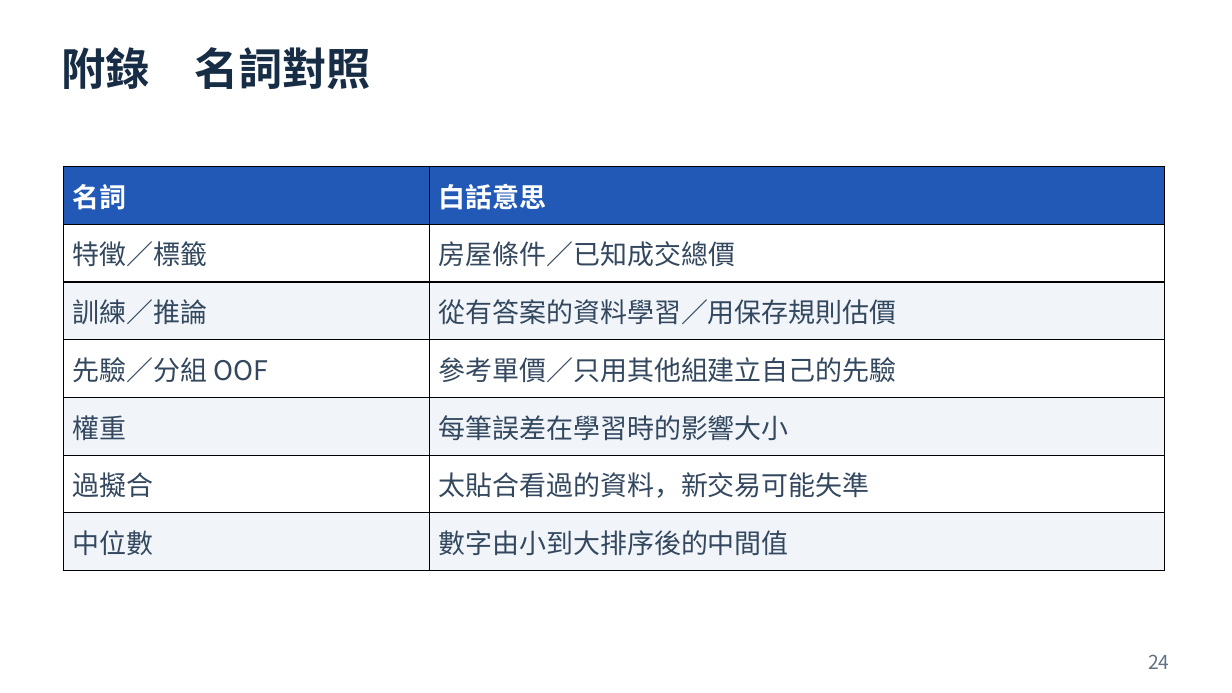
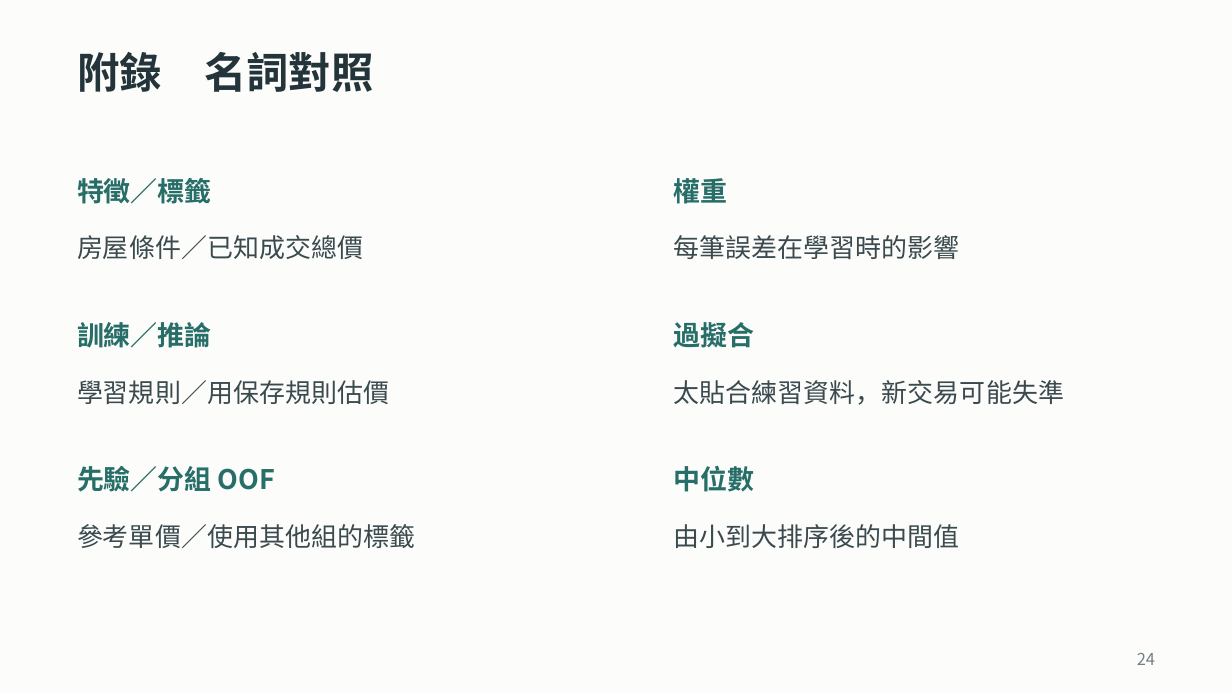
Before and after one commit to ziyi930108/nycu-house-price-regression, a slide deck: slide 24 of teaching/final_presentation/台灣房屋銷售價格預測挑戰賽_上台簡報.pptx. Drawn at 1232x693 pixels with LibreOffice and Linux fonts; fonts in the diff are those of the drawing. Boxes give left, top, right and bottom in pixels: in the first picture for what was removed or moved away, otherwise in the second. Text is boxed around its words. In the diff, an @@ line names an element or a change of style, - is before the commit and + after.

```diff
--- a/teaching/final_presentation/台灣房屋銷售價格預測挑戰賽_上台簡報.pptx
+++ b/teaching/final_presentation/台灣房屋銷售價格預測挑戰賽_上台簡報.pptx
@@ background #FFFFFF to #FCFCFA @@
@@ text "附錄 名詞對照" moved from (x1=62, y1=47, x2=371, y2=89) to (x1=77, y1=52, x2=373, y2=92) @@
@@ text "附錄 名詞對照" at (x1=77, y1=52, x2=373, y2=92): size 34.5 to 33 pt, text colour #172C45 to #23343A @@
@@ table removed at (x1=64, y1=166, x2=1165, y2=571), 7 rows, 2 columns @@
-名詞 | 白話意思
-特徵／標籤 | 房屋條件／已知成交總價
-訓練／推論 | 從有答案的資料學習／用保存規則估價
-先驗／分組 OOF | 參考單價／只用其他組建立自己的先驗
-權重 | 每筆誤差在學習時的影響大小
-過擬合 | 太貼合看過的資料，新交易可能失準
-中位數 | 數字由小到大排序後的中間值
@@ text added at (x1=77, y1=178, x2=212, y2=204), 21 pt, text #276E68, bold @@
+特徵／標籤
@@ text added at (x1=674, y1=178, x2=728, y2=204), 21 pt, text #276E68, bold @@
+權重
@@ text added at (x1=77, y1=235, x2=363, y2=259), 20.2 pt, text #3A4A4E @@
+房屋條件／已知成交總價
@@ text added at (x1=674, y1=235, x2=960, y2=259), 20.2 pt, text #3A4A4E @@
+每筆誤差在學習時的影響
@@ text added at (x1=77, y1=322, x2=212, y2=348), 21 pt, text #276E68, bold @@
+訓練／推論
@@ text added at (x1=674, y1=322, x2=755, y2=348), 21 pt, text #276E68, bold @@
+過擬合
@@ text added at (x1=77, y1=380, x2=389, y2=404), 20.2 pt, text #3A4A4E @@
+學習規則／用保存規則估價
@@ text added at (x1=674, y1=380, x2=1064, y2=405), 20.2 pt, text #3A4A4E @@
+太貼合練習資料，新交易可能失準
@@ text added at (x1=77, y1=466, x2=275, y2=492), 21 pt, text #276E68, bold @@
+先驗／分組 OOF
@@ text added at (x1=674, y1=466, x2=755, y2=492), 21 pt, text #276E68, bold @@
+中位數
@@ text added at (x1=77, y1=524, x2=415, y2=548), 20.2 pt, text #3A4A4E @@
+參考單價／使用其他組的標籤
@@ text added at (x1=674, y1=524, x2=960, y2=548), 20.2 pt, text #3A4A4E @@
+由小到大排序後的中間值
@@ text "24" at (x1=1137, y1=653, x2=1155, y2=665): size 15 to 12.8 pt, text colour #617285 to #718082 @@
```
Also in this commit, not shown: 23 other slides changed, 37 other files.
